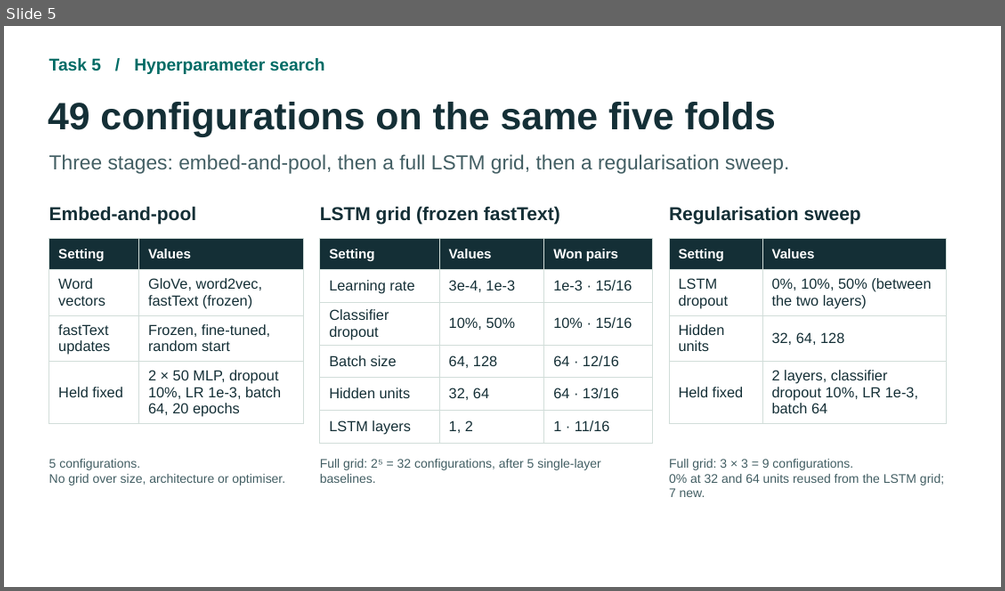
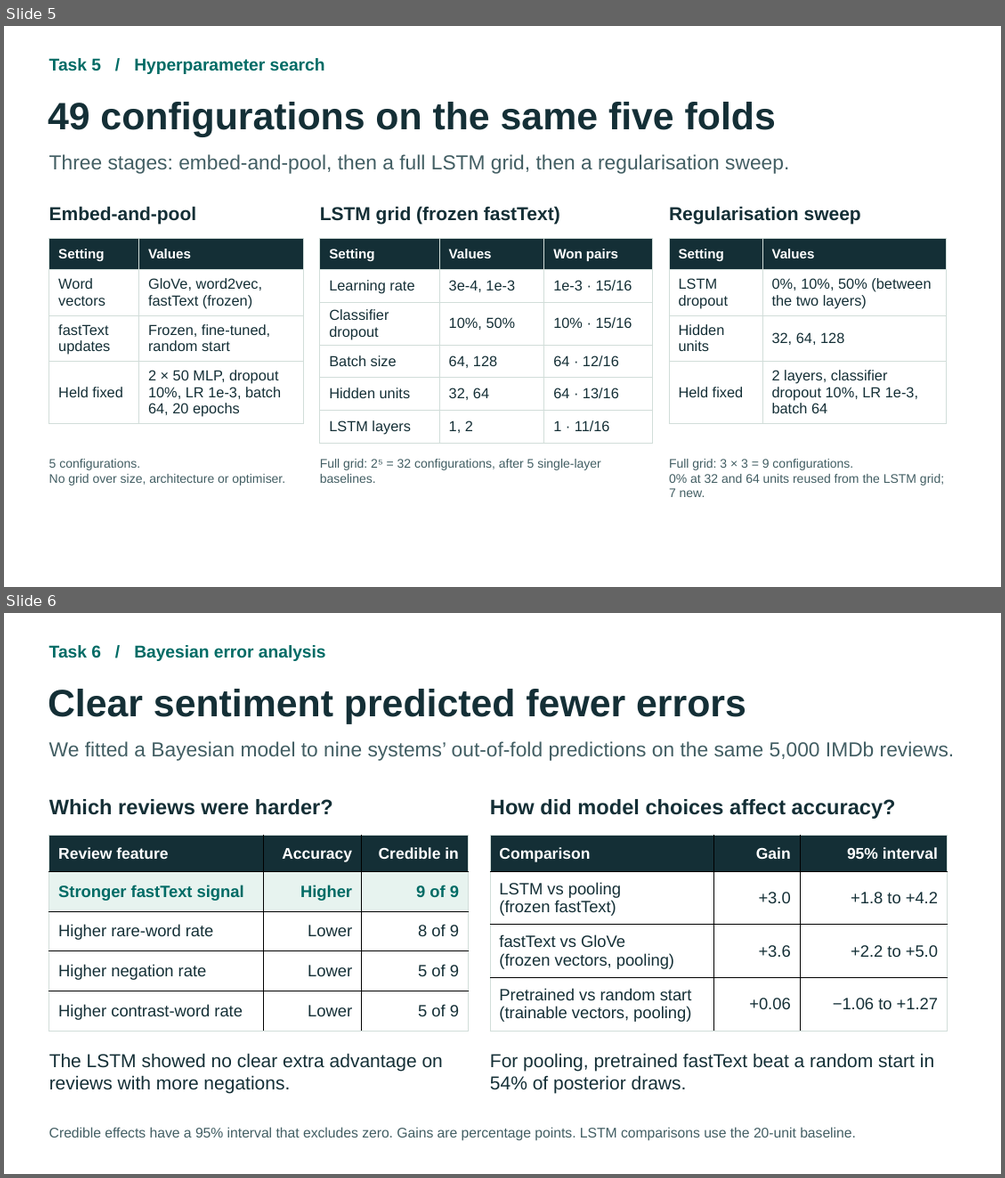
Before and after one commit to angelosntousis/Athena, a slide deck: part2/slides/IMDb Part 2 - Tasks 1 to 6.pptx. Shown one above the other, each under a label of ours: slide 5 before the commit, slides 5 and 6 after it. The pictures are 1005x591 and 1005x1178 pixels, drawn with LibreOffice and Linux fonts; fonts in the diff are those of the drawing. Boxes give left, top, right and bottom in pixels: in the first picture for what was removed or moved away, otherwise in the second. Text is boxed around its words. In the diff, an @@ line names an element or a change of style, - is before the commit and + after.

```diff
--- a/part2/slides/IMDb Part 2 - Tasks 1 to 6.pptx
+++ b/part2/slides/IMDb Part 2 - Tasks 1 to 6.pptx
@@ slide 6 added at <box>4,613,1001,1174</box>, background #FFFFFF @@
@@ text added at <box>49,645,326,661</box>, 16.5 pt, text #006B65, bold @@
+Task 6 / Bayesian error analysis
@@ text added at <box>48,689,746,724</box>, 36.8 pt, text #142F36, bold @@
+Clear sentiment predicted fewer errors
@@ text added at <box>49,741,955,761</box>, 19.5 pt, text #425E63 @@
+We fitted a Bayesian model to nine systems’ out-of-fold predictions on the same 5,000 IMDb reviews.
@@ text added at <box>49,799,333,815</box>, 20.2 pt, text #142F36, bold @@
+Which reviews were harder?
@@ text added at <box>490,799,896,819</box>, 20.2 pt, text #142F36, bold @@
+How did model choices affect accuracy?
@@ table added at <box>48,835,468,1030</box>, 5 rows, 3 columns @@
+Review feature | Accuracy | Credible in
+Stronger fastText signal | Higher | 9 of 9
+Higher rare-word rate | Lower | 8 of 9
+Higher negation rate | Lower | 5 of 9
+Higher contrast-word rate | Lower | 5 of 9
@@ table added at <box>490,835,947,1030</box>, 4 rows, 3 columns @@
+Comparison | Gain | 95% interval
+LSTM vs pooling / (frozen fastText) | +3.0 | +1.8 to +4.2
+fastText vs GloVe / (frozen vectors, pooling) | +3.6 | +2.2 to +5.0
+Pretrained vs random start / (trainable vectors, pooling) | +0.06 | −1.06 to +1.27
@@ text added at <box>49,1053,443,1093</box>, 18 pt, text #142F36 @@
+The LSTM showed no clear extra advantage on reviews with more negations.
@@ text added at <box>490,1053,934,1093</box>, 18 pt, text #142F36 @@
+For pooling, pretrained fastText beat a random start in 54% of posterior draws.
@@ text added at <box>49,1127,856,1141</box>, 13.5 pt, text #425E63 @@
+Credible effects have a 95% interval that excludes zero. Gains are percentage points. LSTM comparisons use the 20-unit baseline.
```
Also in this commit, not shown: 2 slides removed.
